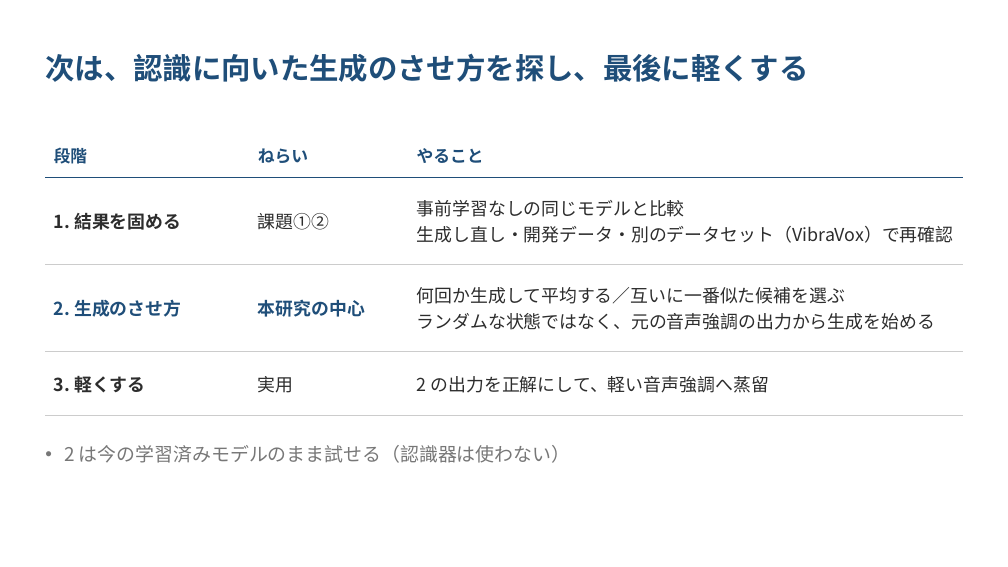
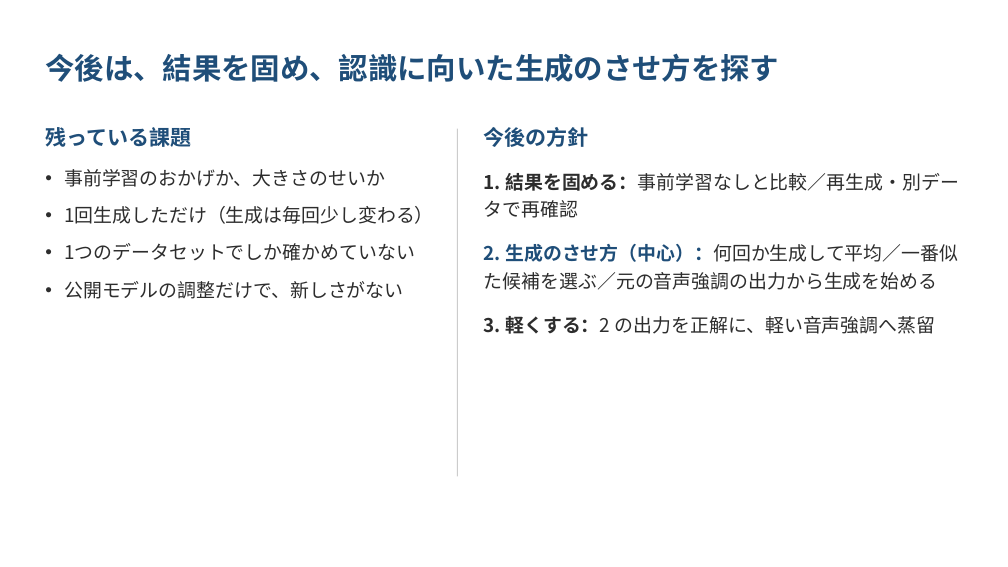
Before and after one commit to kasugayuji0716-art/bone-conduction-research, a slide deck: slide 8 of results/progress_slides_2026-10.pptx (slide 6 before the commit). Drawn at 1008x567 pixels with LibreOffice and Linux fonts; fonts in the diff are those of the drawing. Boxes give left, top, right and bottom in pixels: in the first picture for what was removed or moved away, otherwise in the second. Text is boxed around its words. In the diff, an @@ line names an element or a change of style, - is before the commit and + after.

```diff
--- a/results/progress_slides_2026-10.pptx
+++ b/results/progress_slides_2026-10.pptx
@@ text at bbox=[45, 53, 779, 82]: text changed @@
-次は、認識に向いた生成のさせ方を探し、最後に軽くする
+今後は、結果を固め、認識に向いた生成のさせ方を探す
@@ table removed at bbox=[45, 132, 963, 397], 4 rows, 3 columns @@
-段階 | ねらい | やること
-1. 結果を固める | 課題①② | 事前学習なしの同じモデルと比較 / 生成し直し・開発データ・別のデータセット（VibraVox）で再確認
-2. 生成のさせ方 | 本研究の中心 | 何回か生成して平均する／互いに一番似た候補を選ぶ / ランダムな状態ではなく、元の音声強調の出力から生成を始める
-3. 軽くする | 実用 | 2 の出力を正解にして、軽い音声強調へ蒸留
@@ text added at bbox=[45, 127, 191, 147], 20 pt, text #1F4E79, bold @@
+残っている課題
@@ line added from (457, 129) to (457, 476), #CCCCCC 1 pt @@
@@ text added at bbox=[484, 127, 589, 147], 20 pt, text #1F4E79, bold @@
+今後の方針
@@ text added at bbox=[64, 169, 434, 299], 18 pt, text #2D2D2D @@
+• 事前学習のおかげか、大きさのせいか
+• 1回生成しただけ（生成は毎回少し変わる）
+• 1つのデータセットでしか確かめていない
+• 公開モデルの調整だけで、新しさがない
@@ text added at bbox=[484, 173, 959, 334], 18 pt, text #2D2D2D @@
+1. 結果を固める：事前学習なしと比較／再生成・別データで再確認
+2. 生成のさせ方（中心）：何回か生成して平均／一番似た候補を選ぶ／元の音声強調の出力から生成を始める
+3. 軽くする：2 の出力を正解に、軽い音声強調へ蒸留
@@ text removed at bbox=[64, 445, 570, 463] @@
-• 2 は今の学習済みモデルのまま試せる（認識器は使わない）
```
Also in this commit, not shown: 4 other slides changed, 3 slides added, 1 slide removed, 2 other files.
